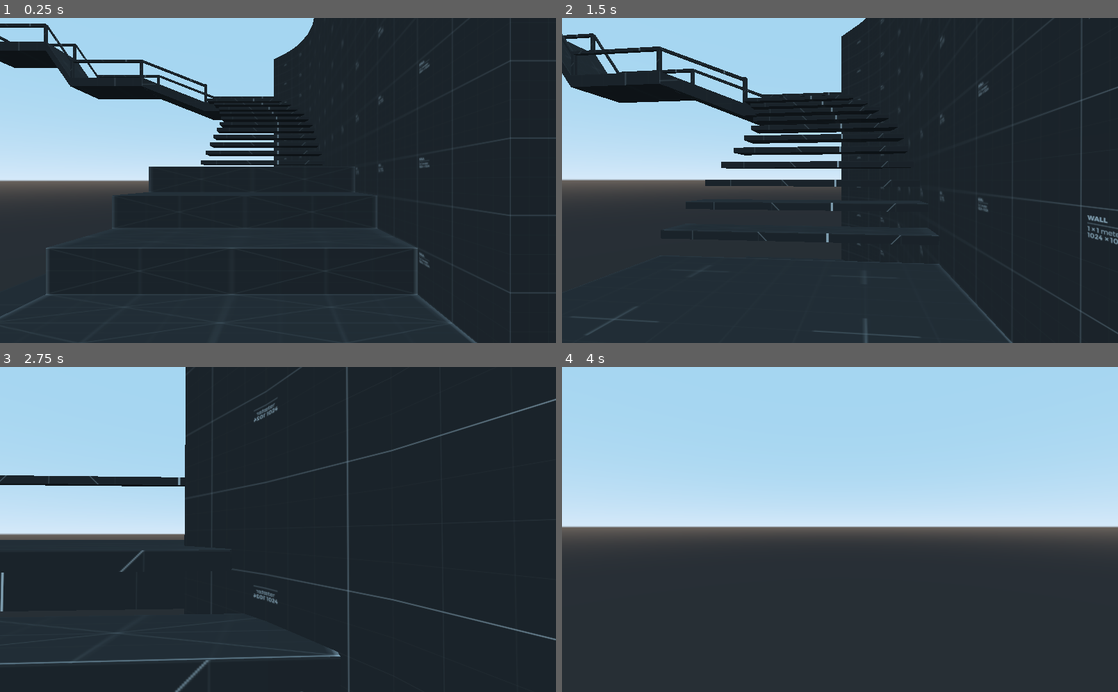
Above: before the commit, frames 1-4 (two rows, left to right).
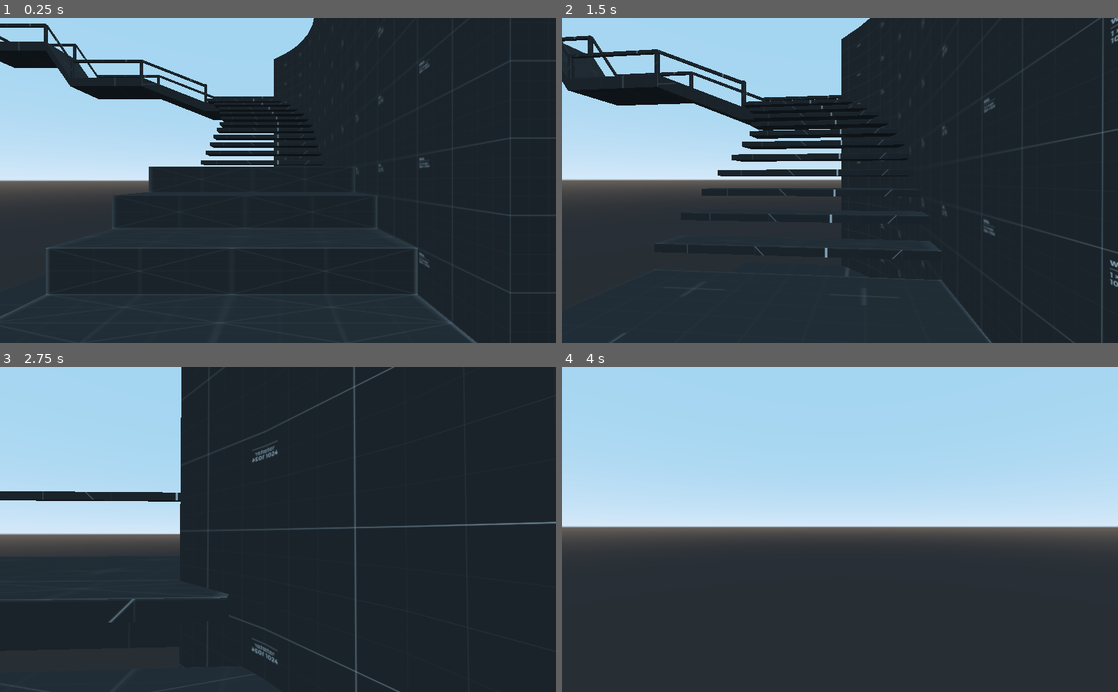
Above: after the commit, the same moments.

Repository: mrezai/GodotStairs
Game: Godot game, scene res://TestStairs.tscn
Same seed, same stepped clock (60 frames per second), same inputs: the game is played once before the commit and once after it.
Inputs (mouse positions are in pixels of both pictures, inside the frame that each line leads up to):
- Up to frame 1 (0.25 s): no input
- Up to frame 2 (1.5 s): tap Enter at 0.5 s; move the mouse to (867, 180) at 0.52 s; hold W (move_forward) from 0.53 s (still down); tap Space (jump) at 0.77 s; move the mouse to (812, 180) at 1.27 s
- Up to frame 3 (2.75 s): keep holding W (move_forward); tap Space (jump) at 1.52 s; move the mouse to (289, 523) at 2.02 s
- Up to frame 4 (4 s): keep holding W (move_forward); move the mouse to (834, 536) at 2.77 s; tap Space (jump) at 3.02, 3.77 s; move the mouse to (878, 532) at 3.52 s

The runs differ from the first frame. In frame 1, less than 0.1% of the frame differs, in the area x 75-76%, y 85-86%; in frame 2, 7.1%, in the area x 0-100%, y 0-100%; in frame 3, 6.5%; in frame 4, nothing differs.
Error before the commit: Invalid call. Nonexistent function 'set_physics_interpolated' in base 'Camera'. (res://Player/Player.gd:46)

Commit message:
Update to new physics interpolation API. Add workaround for camera smoothing in the air

Diff:
--- a/Player/Player.gd
+++ b/Player/Player.gd
@@ -35,6 +35,8 @@
 var step_check_height: Vector3 = STEP_HEIGHT_DEFAULT / STEP_CHECK_COUNT
 
 var camera_target_position : Vector3 = Vector3()
+var camera_coefficient: float = 1.0
+var time_in_air: float = 0.0
 
 
 func _ready():
@@ -43,18 +45,32 @@
 
 	camera_target_position = camera.global_transform.origin
 	camera.set_as_toplevel(true)
-	camera.set_physics_interpolated(false)
+	camera.physics_interpolation_mode = Node.PHYSICS_INTERPOLATION_MODE_OFF
 
 func _process(delta: float) -> void:
 	# Find the current interpolated transform of the target
 	var tr : Transform = head.get_global_transform_interpolated()
 
 	# Provide some delayed smoothed lerping towards the target position
-	camera_target_position = lerp(camera_target_position, tr.origin, delta * speed * stairs_feeling_coefficient)
+	camera_target_position = lerp(camera_target_position, tr.origin, delta * speed * stairs_feeling_coefficient * camera_coefficient)
 
 	#camera.translation = camera_target_position
 	camera.translation.x = tr.origin.x
-	camera.translation.y = camera_target_position.y
+
+	if is_on_floor():
+		time_in_air = 0.0
+		camera_coefficient = 1.0
+		camera.translation.y = camera_target_position.y
+	else:
+		time_in_air += delta
+		if time_in_air > 1.0:
+			camera_coefficient += delta
+			camera_coefficient = clamp(camera_coefficient, 2.0, 4.0)
+		else:
+			camera_coefficient = 2.0
+
+		camera.translation.y = camera_target_position.y
+
 	camera.translation.z = tr.origin.z
 	camera.rotation.x = head.rotation.x
 	camera.rotation.y = body.rotation.y + body_euler_y
@@ -195,10 +211,8 @@
 
 	if is_step:
 		speed = SPEED_ON_STAIRS
-		head.translation -= head_offset
 	else:
 		head_offset = head_offset.linear_interpolate(Vector3.ZERO, delta * speed * stairs_feeling_coefficient)
-		head.translation = head_position - head_offset
 
 		if abs(head_offset.y) <= 0.01:
 			speed = SPEED_DEFAULT
